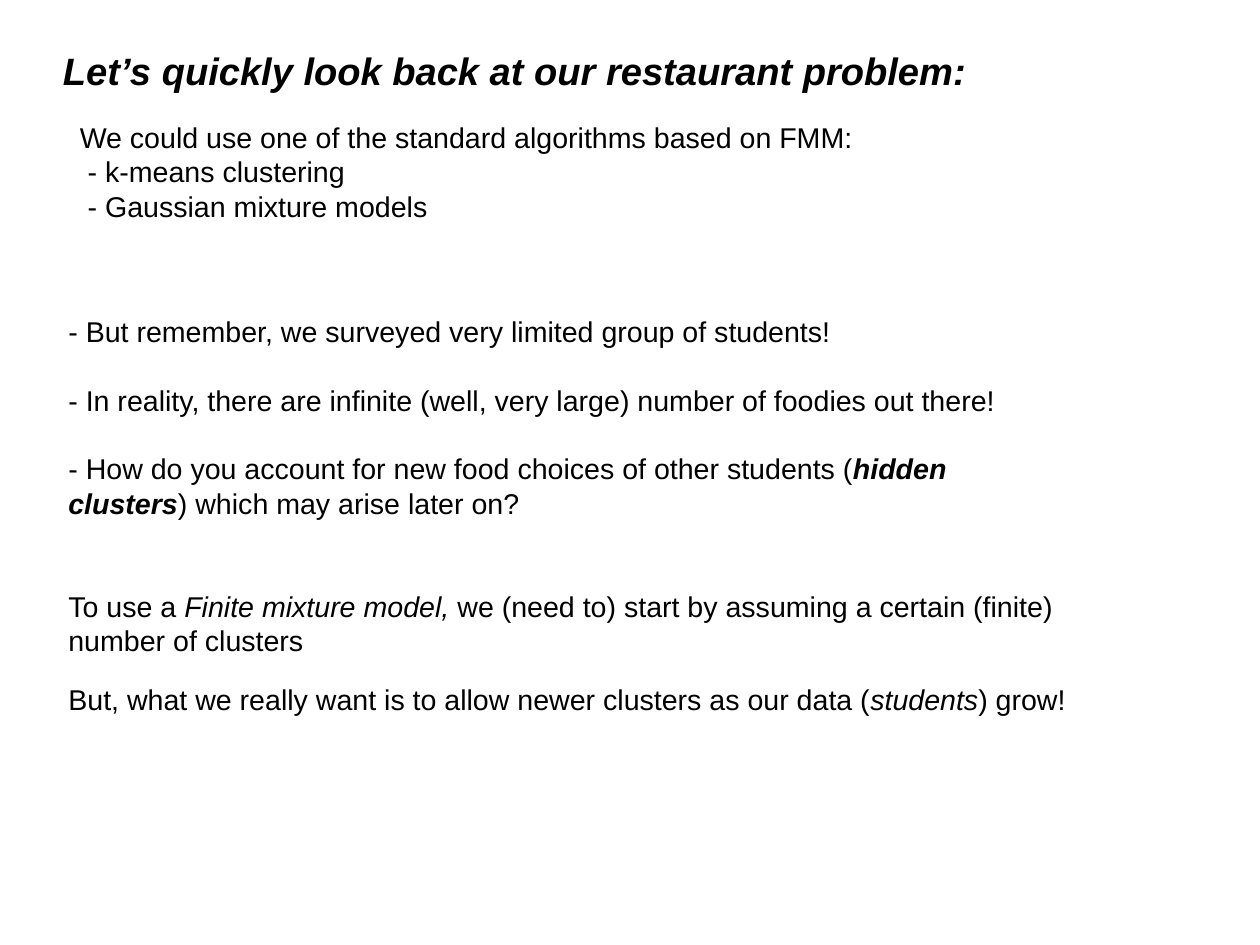
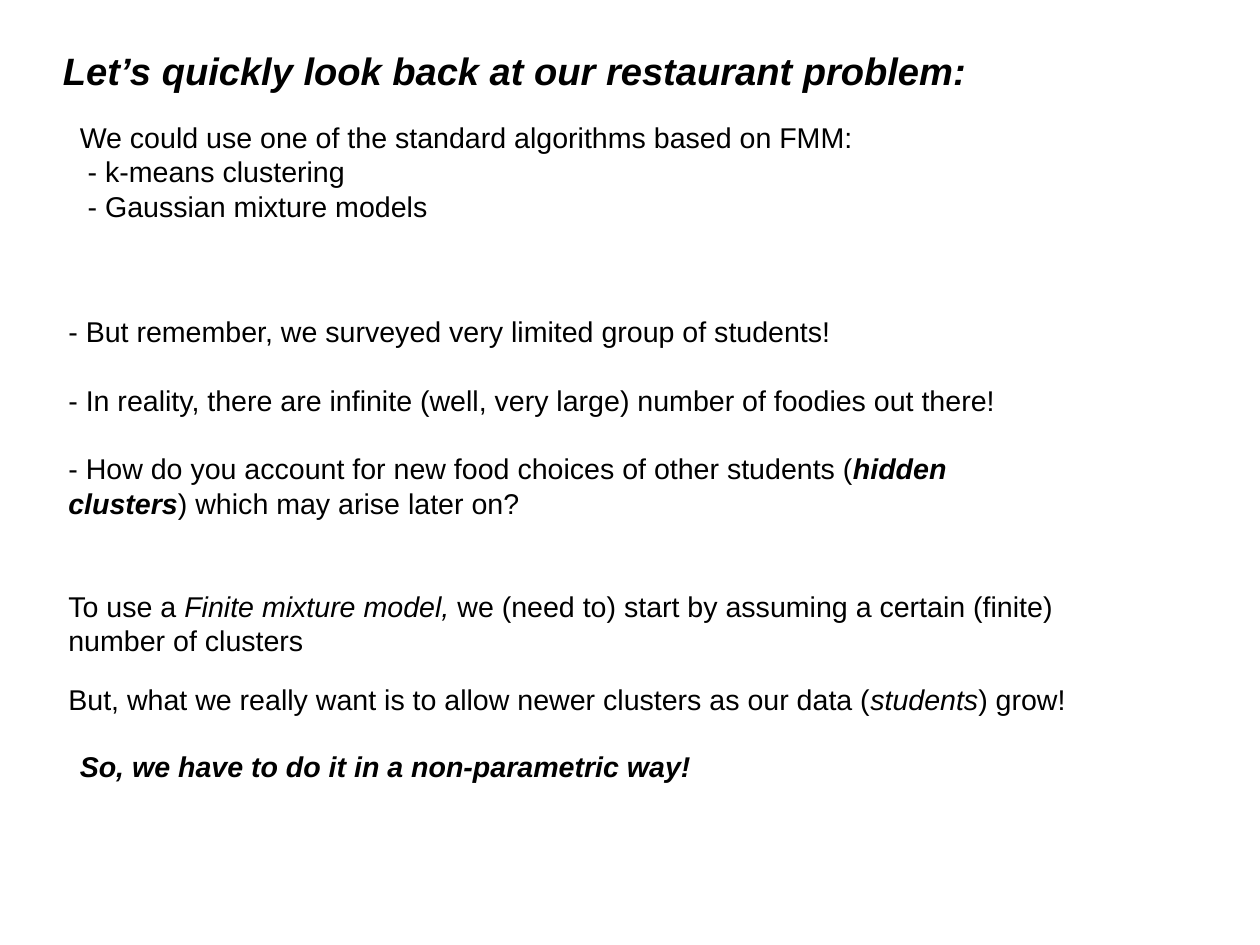
Before and after one commit to afcarl/Dirichlet_Processes, a slide deck: slide 11 of version_2.odp (slide 10 before the commit). Drawn at 1260x945 pixels with LibreOffice and Linux fonts; fonts in the diff are those of the drawing. Boxes give left, top, right and bottom in pixels: in the first picture for what was removed or moved away, otherwise in the second. Text is boxed around its words. In the diff, an @@ line names an element or a change of style, - is before the commit and + after.

```diff
--- a/version_2.odp
+++ b/version_2.odp
@@ text added at [80,756,690,782], 18 pt, text #000000, bold, italic @@
+So, we have to do it in a non-parametric way!
```
Also in this commit, not shown: 3 other slides changed, 4 slides added, 1 slide removed.
